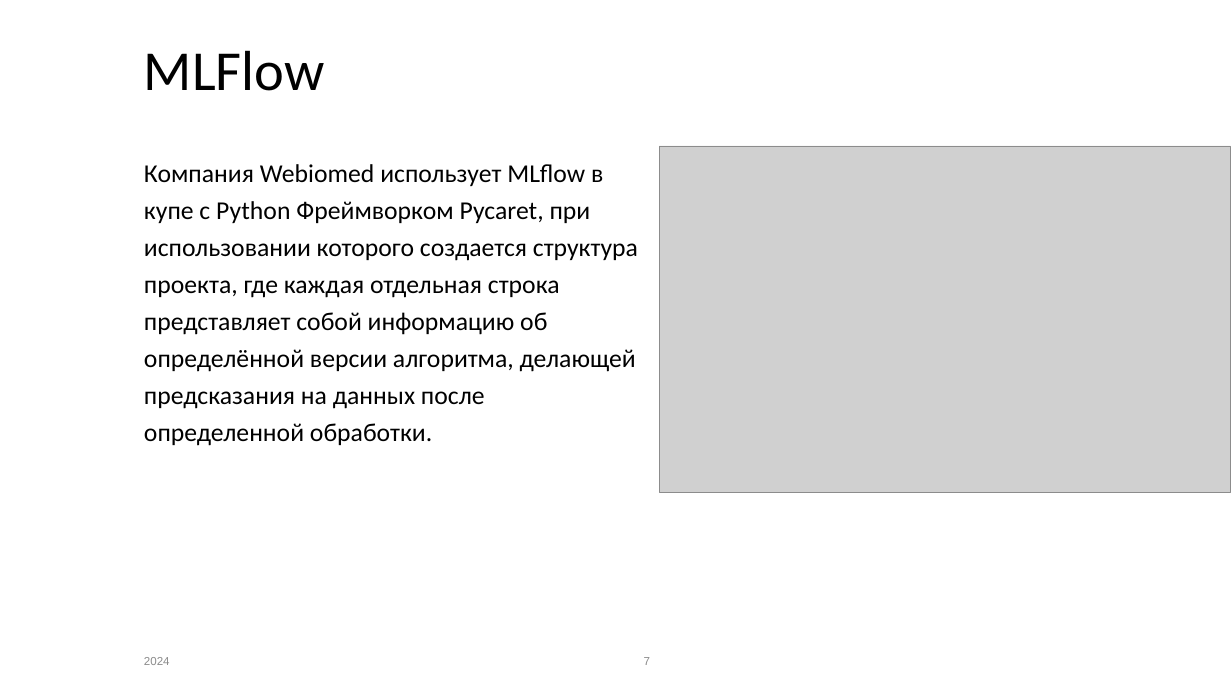
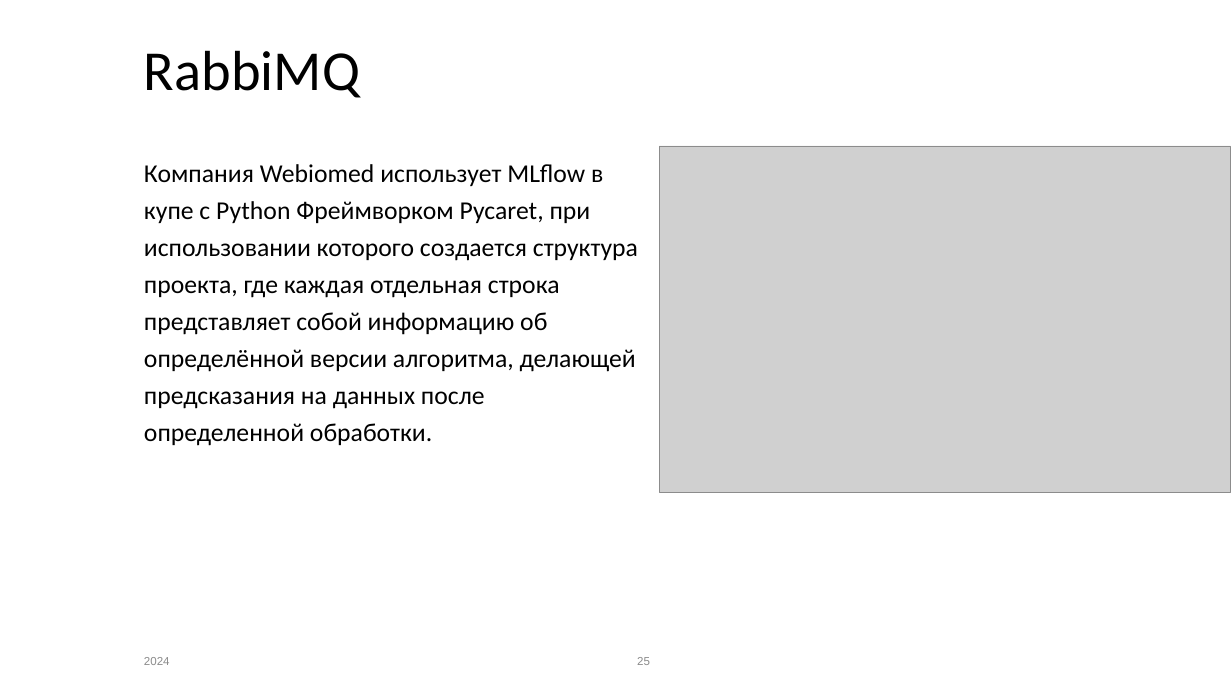
Before and after one commit to MontaGGGne/rabbitmq-service-dev, a slide deck: slide 25 of VBR_bak_NASA_Turbofans_Presentation.pptx (slide 7 before the commit). Drawn at 1232x693 pixels with LibreOffice and Linux fonts; fonts in the diff are those of the drawing; grey boxes stand for pictures; background and template pictures are left out. Boxes give left, top, right and bottom in pixels: in the first picture for what was removed or moved away, otherwise in the second. Text is boxed around its words. In the diff, an @@ line names an element or a change of style, - is before the commit and + after.

```diff
--- a/VBR_bak_NASA_Turbofans_Presentation.pptx
+++ b/VBR_bak_NASA_Turbofans_Presentation.pptx
@@ title at (x1=144, y1=50, x2=360, y2=98): text changed @@
-MLFlow
+RabbiMQ
@@ page number at (x1=637, y1=657, x2=650, y2=665): text changed @@
-7
+25
```
Also in this commit, not shown: 3 other slides changed, 20 slides added, 2 slides removed, 1 other file.
